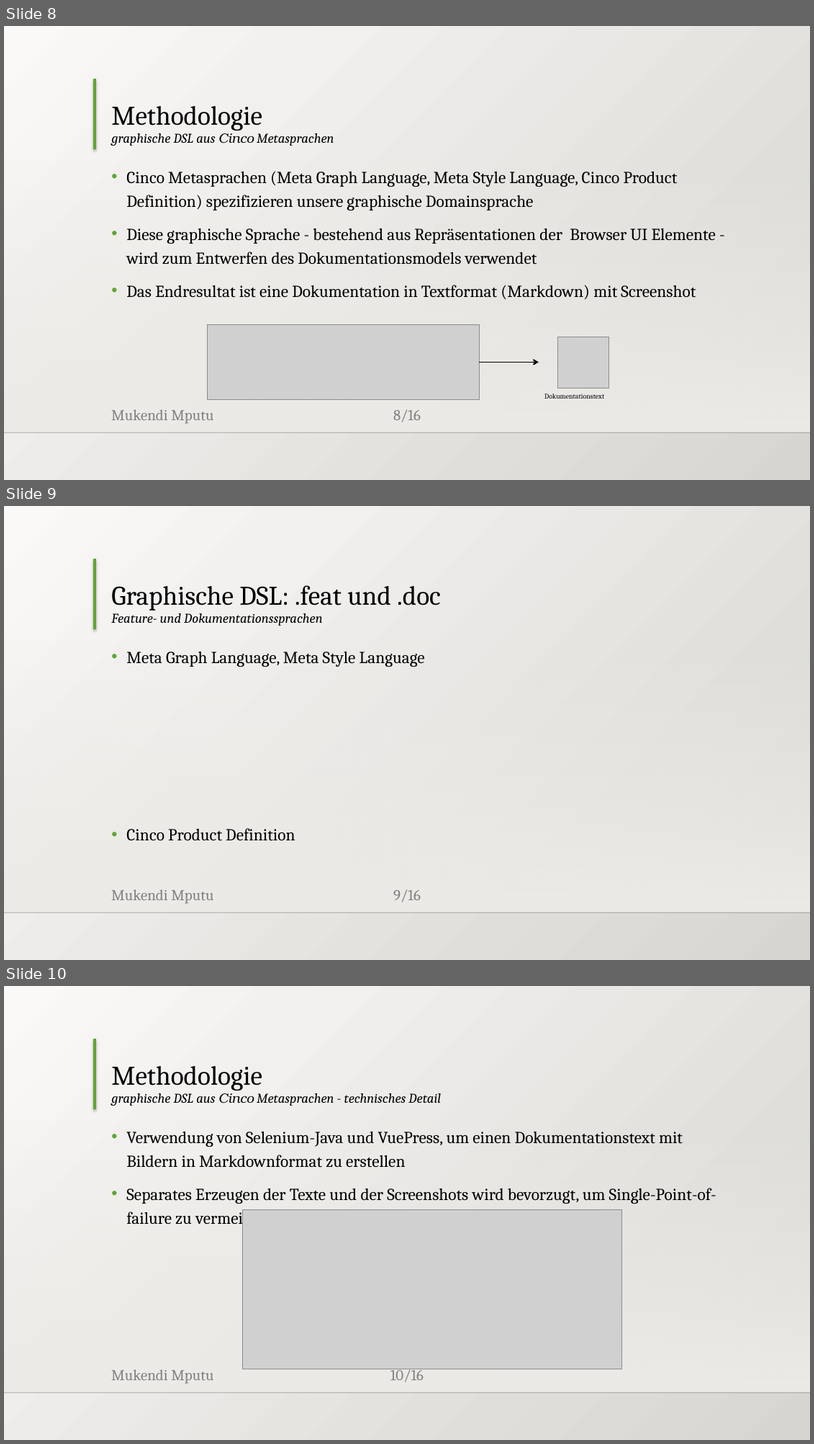
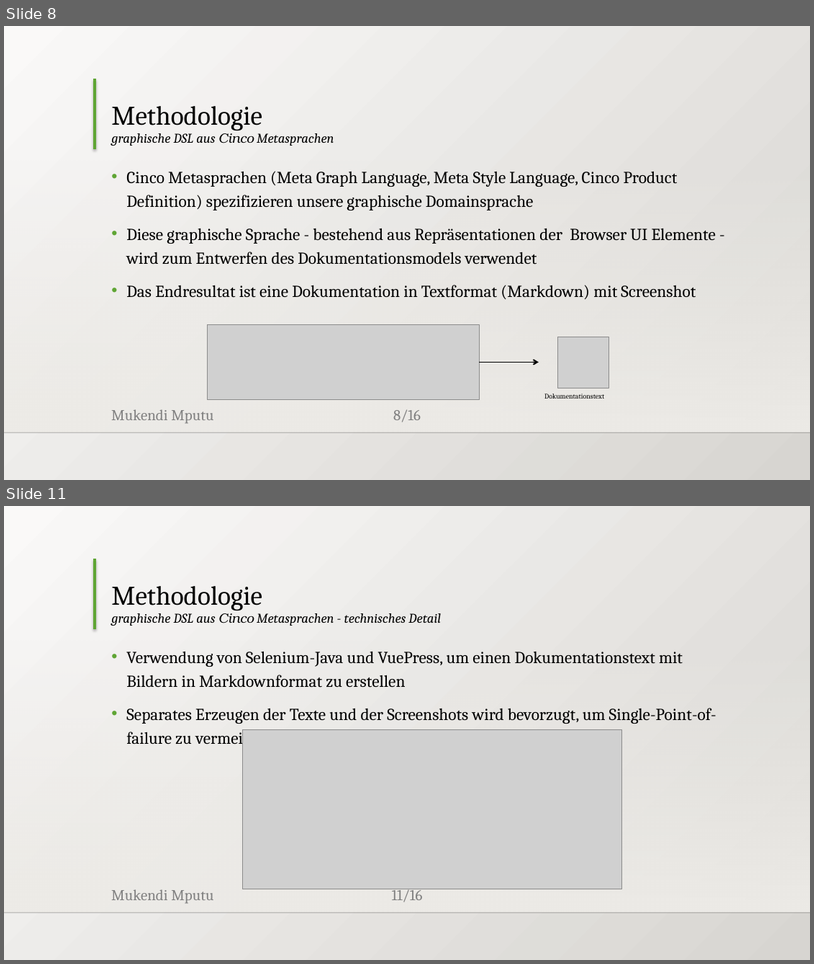
Before and after one commit to MukendiMputu/BachelorThesis, a slide deck: Abschlussvortrag.pptx. Shown one above the other, each under a label of ours: slides 8, 9 and 10 before the commit, slides 8 and 11 after it; the slides between them are not shown. The pictures are 814x1444 and 814x964 pixels, drawn with LibreOffice and Linux fonts; fonts in the diff are those of the drawing; grey boxes stand for pictures; background and template pictures are left out. Boxes give left, top, right and bottom in pixels: in the first picture for what was removed or moved away, otherwise in the second. Text is boxed around its words. In the diff, an @@ line names an element or a change of style, - is before the commit and + after.

```diff
--- a/Abschlussvortrag.pptx
+++ b/Abschlussvortrag.pptx
@@ slide 9 removed at bbox=[4, 506, 810, 960], background gradient #FAFAF9 to #D7D5D2; not listed: 5 template elements that a slide beside it also shows @@
@@ title removed at bbox=[111, 585, 441, 626] @@
-Graphische DSL: .feat und .doc
-Feature- und Dokumentationssprachen
@@ text removed at bbox=[126, 651, 425, 667] @@
-• Meta Graph Language, Meta Style Language
@@ text removed at bbox=[126, 828, 295, 841] @@
-• Cinco Product Definition
@@ what was slide 10 is now slide 11 @@
@@ page number at bbox=[392, 888, 423, 902]: text changed @@
-10/16
+11/16
```
Also in this commit, not shown: 2 slides added, 1 other file.
